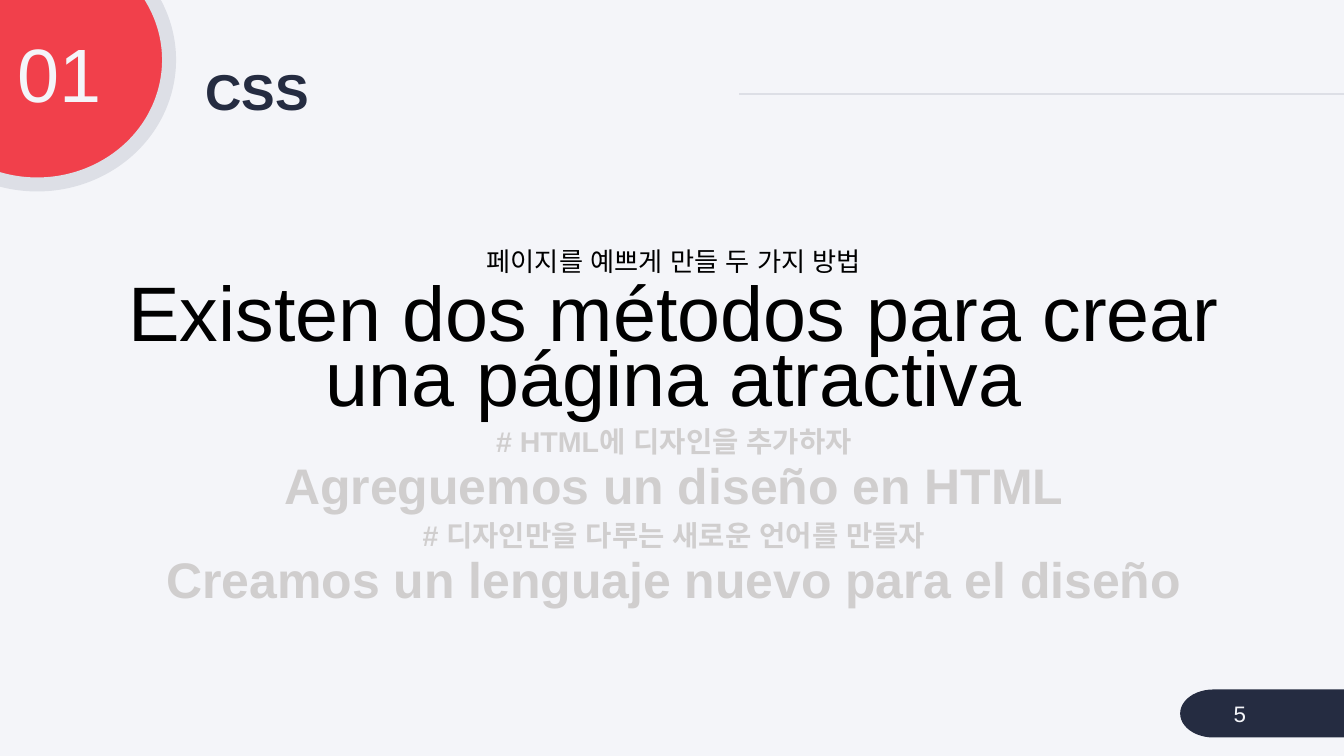
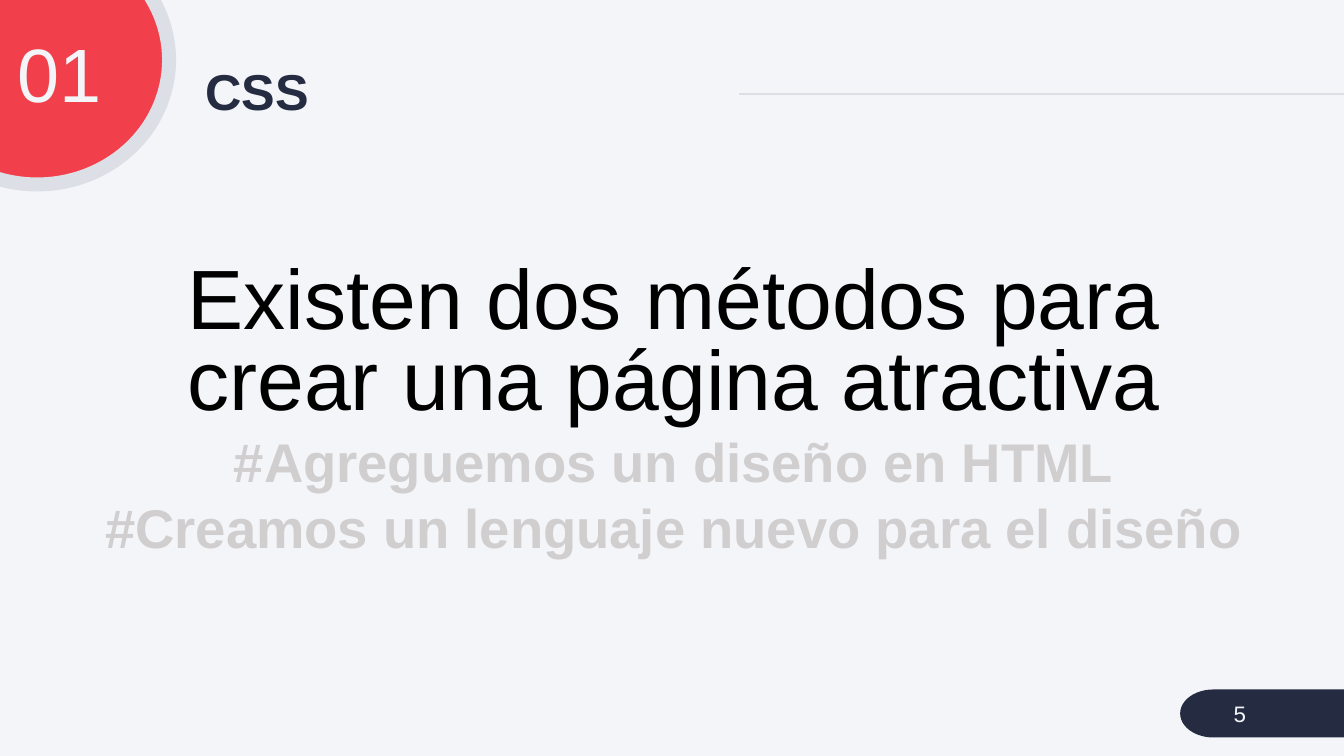
Before and after one commit to cialafamilia/practica, a slide deck: slide 5 of ppt/1908 CSS.pptx. Drawn at 1344x756 pixels with LibreOffice and Linux fonts; fonts in the diff are those of the drawing. Boxes give left, top, right and bottom in pixels: in the first picture for what was removed or moved away, otherwise in the second. Text is boxed around its words. In the diff, an @@ line names an element or a change of style, - is before the commit and + after.

```diff
--- a/ppt/1908 CSS.pptx
+++ b/ppt/1908 CSS.pptx
@@ text at (x1=187, y1=267, x2=1160, y2=426): size 55.2 to 60.1 pt in "Existen dos métodos para crear una página ..."; line spacing 0.7 to 0.8 @@
@@ text at (x1=487, y1=249, x2=861, y2=273): paragraph removed @@
-페이지를 예쁘게 만들 두 가지 방법
@@ text at (x1=105, y1=443, x2=1241, y2=559): text changed; size 35.7 to 38.9 pt @@
-# HTML에 디자인을 추가하자
-Agreguemos un diseño en HTML
-# 디자인만을 다루는 새로운 언어를 만들자
-Creamos un lenguaje nuevo para el diseño
+#Agreguemos un diseño en HTML
+#Creamos un lenguaje nuevo para el diseño
```
Also in this commit, not shown: 21 other slides changed, 5 other files.
